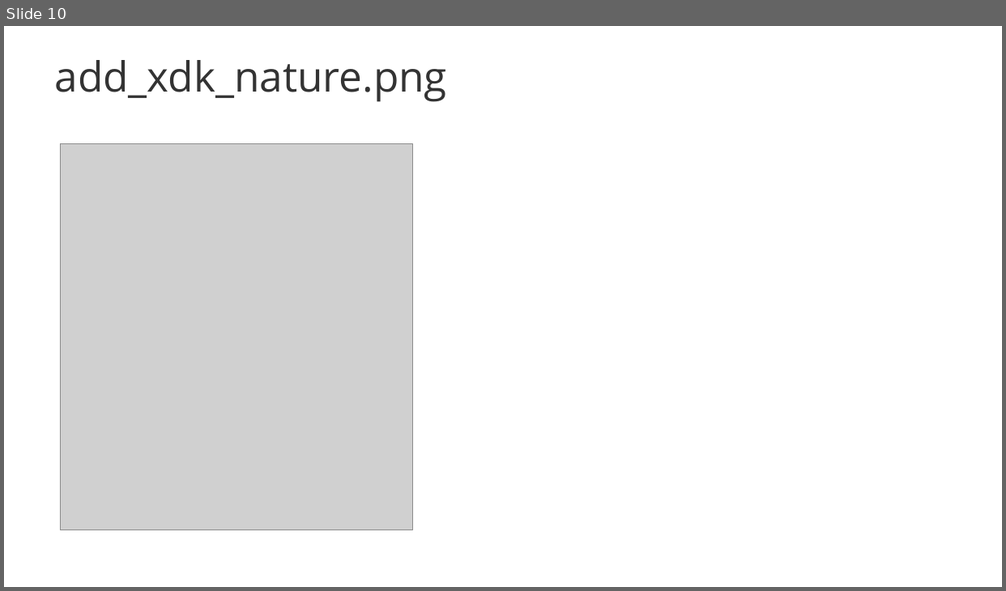
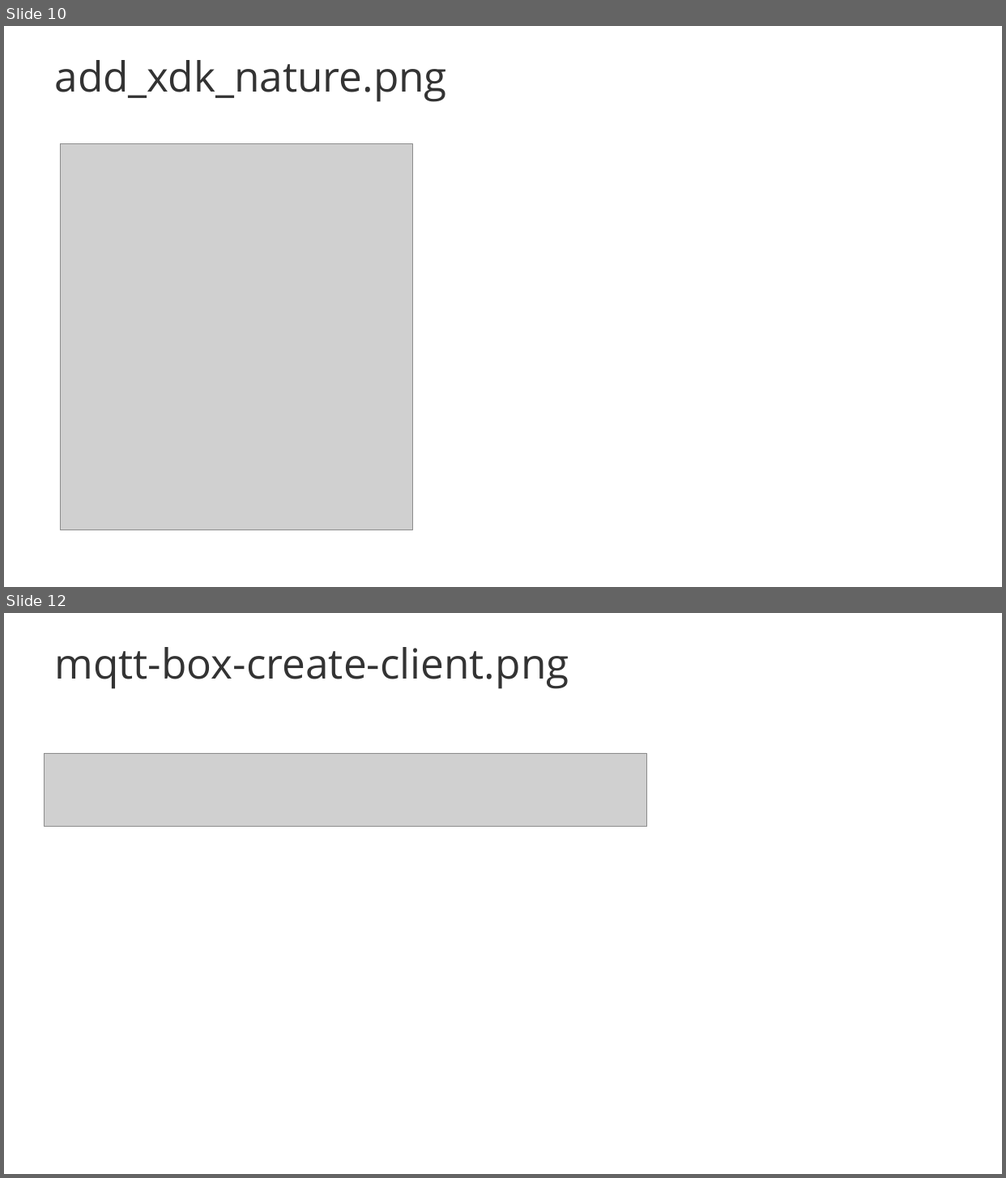
Before and after one commit to solace-iot-team/Bosch-IoT-Showcase, a slide deck: doc/images/Bosch-IoT-Showcase-picture-source.pptx. Shown one above the other, each under a label of ours: slide 10 before the commit, slides 10 and 12 after it; the slides between them are not shown. The pictures are 1006x591 and 1006x1178 pixels, drawn with LibreOffice and Linux fonts; fonts in the diff are those of the drawing; grey boxes stand for pictures; background and template pictures are left out. Boxes give left, top, right and bottom in pixels: in the first picture for what was removed or moved away, otherwise in the second. Text is boxed around its words. In the diff, an @@ line names an element or a change of style, - is before the commit and + after.

```diff
--- a/doc/images/Bosch-IoT-Showcase-picture-source.pptx
+++ b/doc/images/Bosch-IoT-Showcase-picture-source.pptx
@@ slide 12 added at <box>4,613,1002,1174</box>, background #FFFFFF @@
@@ title added at <box>55,647,569,689</box>, 80 pt, text #333333 @@
+mqtt-box-create-client.png
@@ picture added at <box>44,753,646,826</box> @@
```
Also in this commit, not shown: 1 slide changed, 3 other slides added, 2 other files.
